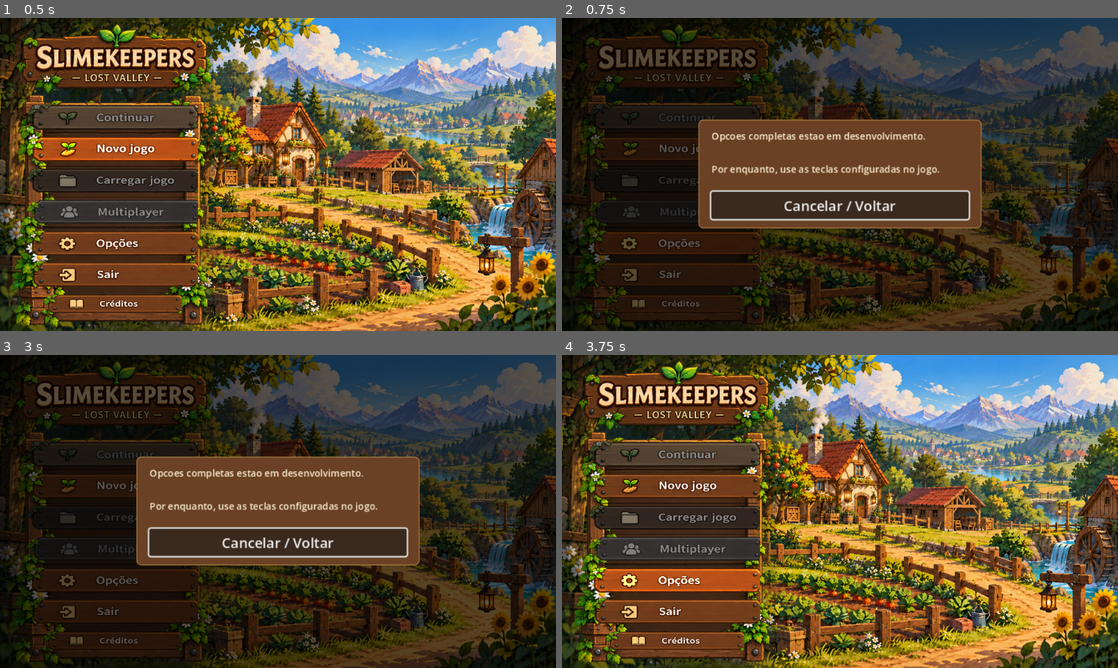
Above: before the commit, frames 1-4 (two rows, left to right).
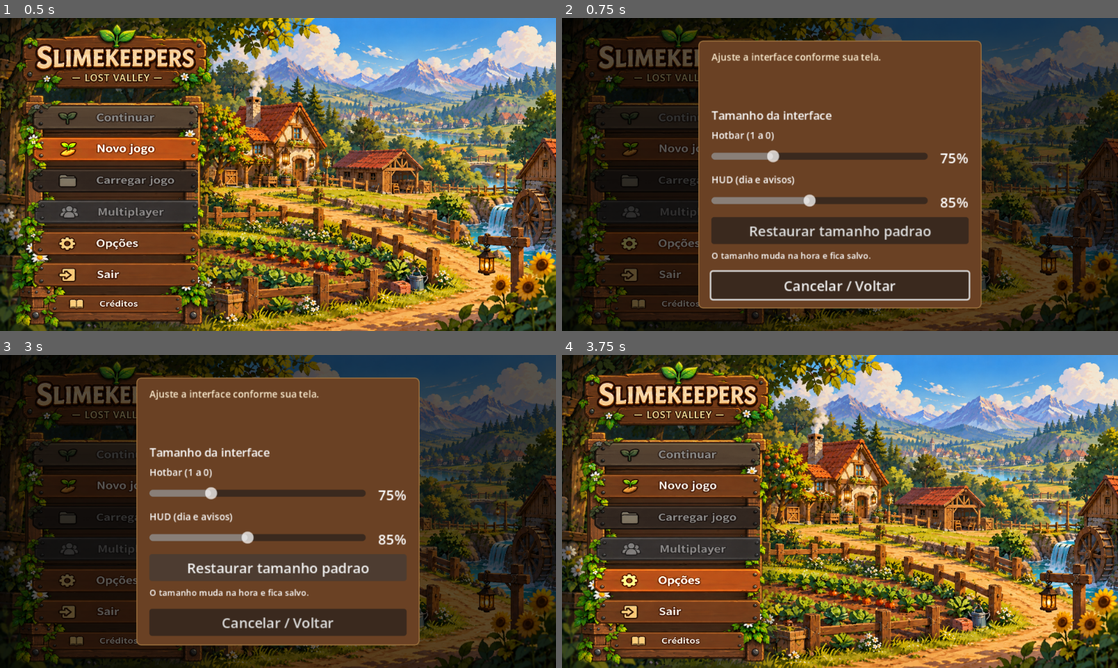
Above: after the commit, the same moments.

Repository: HelioConde/Slime-Harvest
Game: Godot game, scene res://scenes/ui/MainMenu.tscn
Same seed, same stepped clock (60 frames per second), same inputs: the game is played once before the commit and once after it.
Inputs (mouse positions are in pixels of both pictures, inside the frame that each line leads up to):
- Up to frame 1 (0.5 s): no input
- Up to frame 2 (0.75 s): click (673, 243) at 0.5 s
- Up to frame 3 (3 s): click (111, 486) at 1.25 s; click (111, 486) at 2 s; click (278, 567) at 2.75 s, where only the run after the commit has a clickable "Restaurar tamanho padrao"
- Up to frame 4 (3.75 s): click "Cancelar / Voltar" at 3.5 s

Frame 1 is identical in both runs. In frame 2, 31% of the frame differs, in the area x 24-76%, y 7-93%; in frame 3, 32%; in frame 4, nothing differs.

Commit message:
feat(menu): replace options placeholder with saved interface sliders

Diff:
--- a/scripts/ui/main_menu.gd
+++ b/scripts/ui/main_menu.gd
@@ -3,6 +3,7 @@
 ## Multiplayer e saves multiplos nao estao ativos: preservar user:// legado.
 const WORLD_SCENE := "res://scenes/world/World.tscn"
 const SLOTS_SCRIPT = preload("res://scripts/core/save_slots.gd")
+const UI_SCALE_CONTROLS = preload("res://scripts/ui/ui_scale_controls.gd")
 const WALLPAPER := "res://assets/ui/main_menu/vale_encantado.png"
 const FARM_WALLPAPER := "res://assets/ui/main_menu/fazenda_wallpaper.png"
 const ART_DIR := "res://assets/ui/main_menu/"
@@ -395,7 +396,10 @@
 
 
 func _on_options() -> void:
-	_show_message("Opcoes completas estao em desenvolvimento.\n\nPor enquanto, use as teclas configuradas no jogo.")
+	_show_actions("Opcoes", "Ajuste a interface conforme sua tela.", [])
+	_popup_fields.visible = true
+	_popup_fields.add_child(UI_SCALE_CONTROLS.new())
+
 
 
 func _on_credits() -> void:
